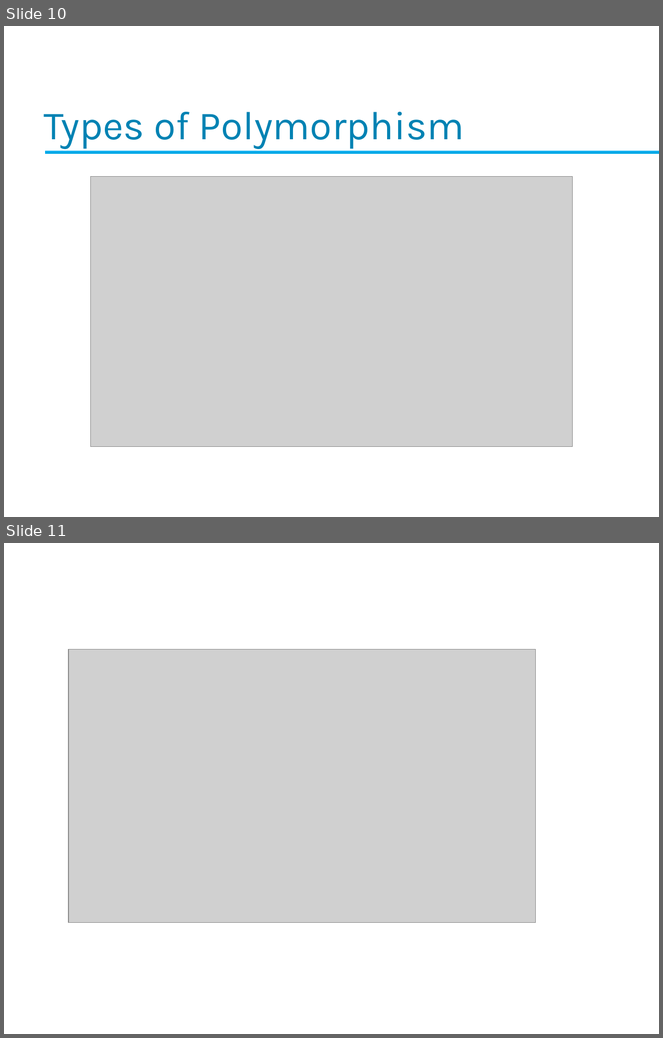
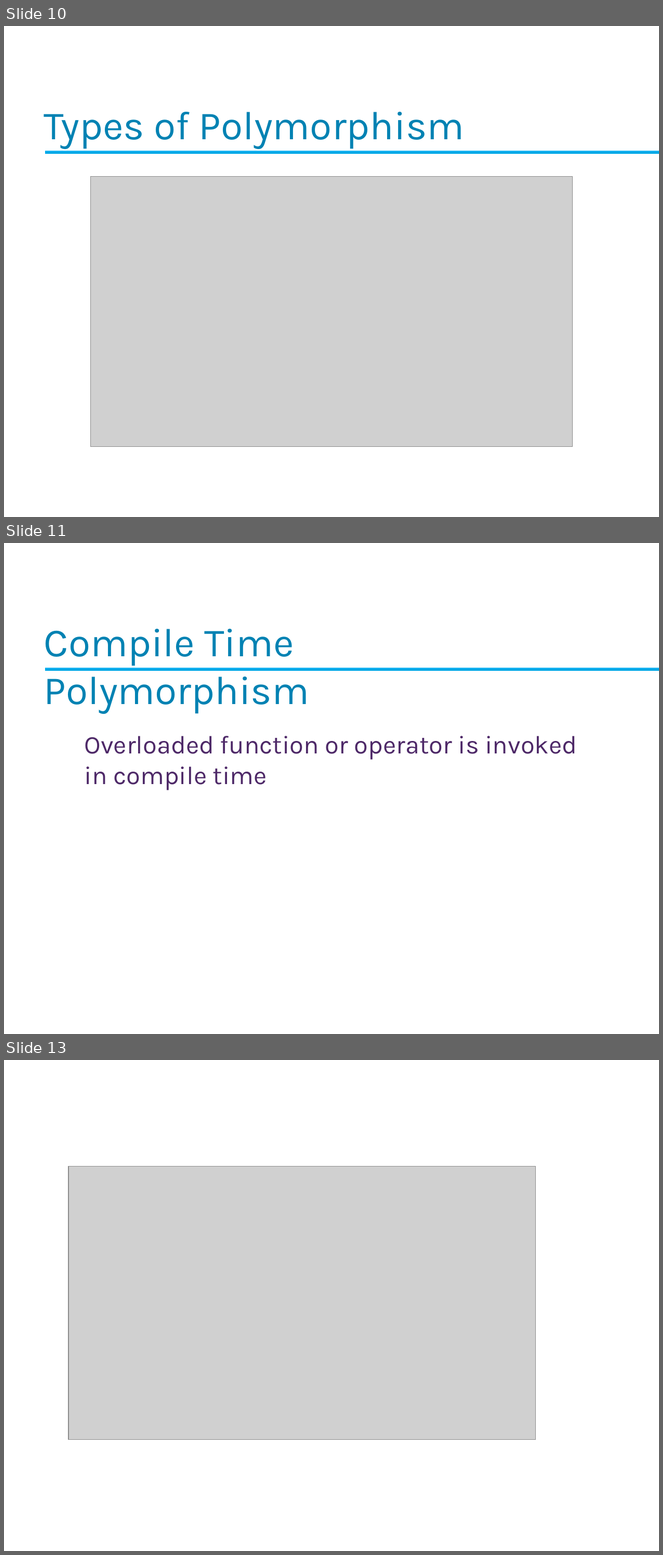
Before and after one commit to Imran4424/C-Plus-Plus-Object-Oriented, a slide deck: OOP.pptx. Shown one above the other, each under a label of ours: slides 10 and 11 before the commit, slides 10, 11 and 13 after it; the slides between them are not shown. The pictures are 663x1038 and 663x1555 pixels, drawn with LibreOffice and Linux fonts; fonts in the diff are those of the drawing; grey boxes stand for pictures; background and template pictures are left out. Boxes give left, top, right and bottom in pixels: in the first picture for what was removed or moved away, otherwise in the second. Text is boxed around its words. In the diff, an @@ line names an element or a change of style, - is before the commit and + after.

```diff
--- a/OOP.pptx
+++ b/OOP.pptx
@@ slide 11 added at (4, 543, 659, 1034), background picture (left out) @@
@@ text added at (44, 629, 310, 714), 44 pt, text #0083B3 @@
+Compile Time Polymorphism
@@ rectangle added at (45, 668, 659, 671), fill gradient #4BB7F4 to #00AEEF to #009BD4, outline #00AEEF 0.5 pt @@
@@ text added at (85, 736, 577, 791), 28 pt, text #4E2968 @@
+Overloaded function or operator is invoked in compile time
@@ what was slide 11 is now slide 13 @@
```
Also in this commit, not shown: 1 slide changed, 1 other slide added.
